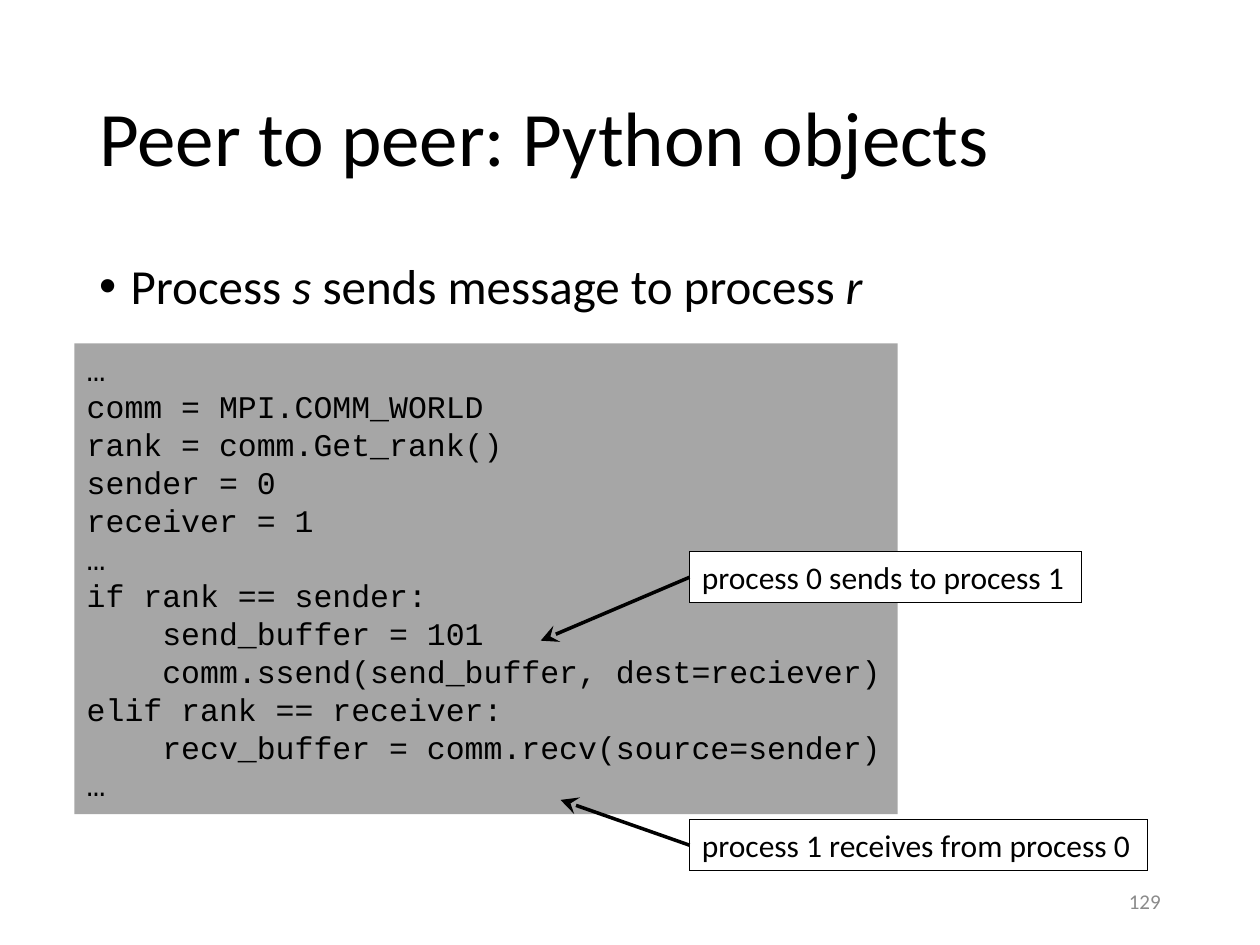
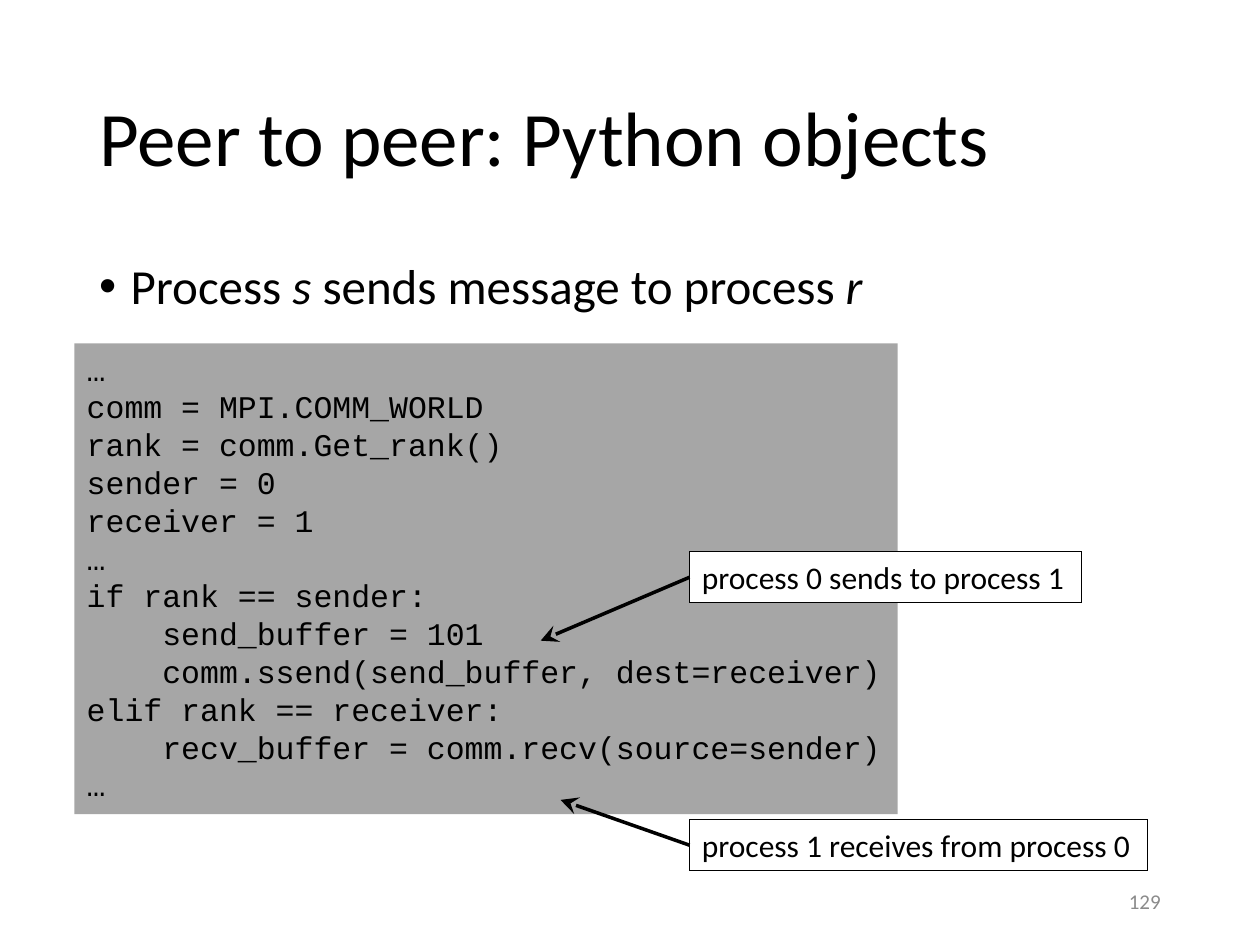
Before and after one commit to gjbex/training-material, a slide deck: slide 129 of Python/python_hpc.pptx. Drawn at 1260x945 pixels with LibreOffice and Linux fonts; fonts in the diff are those of the drawing. Boxes give left, top, right and bottom in pixels: in the first picture for what was removed or moved away, otherwise in the second. Text is boxed around its words. In the diff, an @@ line names an element or a change of style, - is before the commit and + after.

Commit message:
Fixed typos; small updates

```diff
--- a/Python/python_hpc.pptx
+++ b/Python/python_hpc.pptx
@@ text in rectangle at (x1=162, y1=660, x2=881, y2=690): text changed @@
-comm.ssend(send_buffer, dest=reciever)
+comm.ssend(send_buffer, dest=receiver)
```
Also in this commit, not shown: 11 other slides changed.
